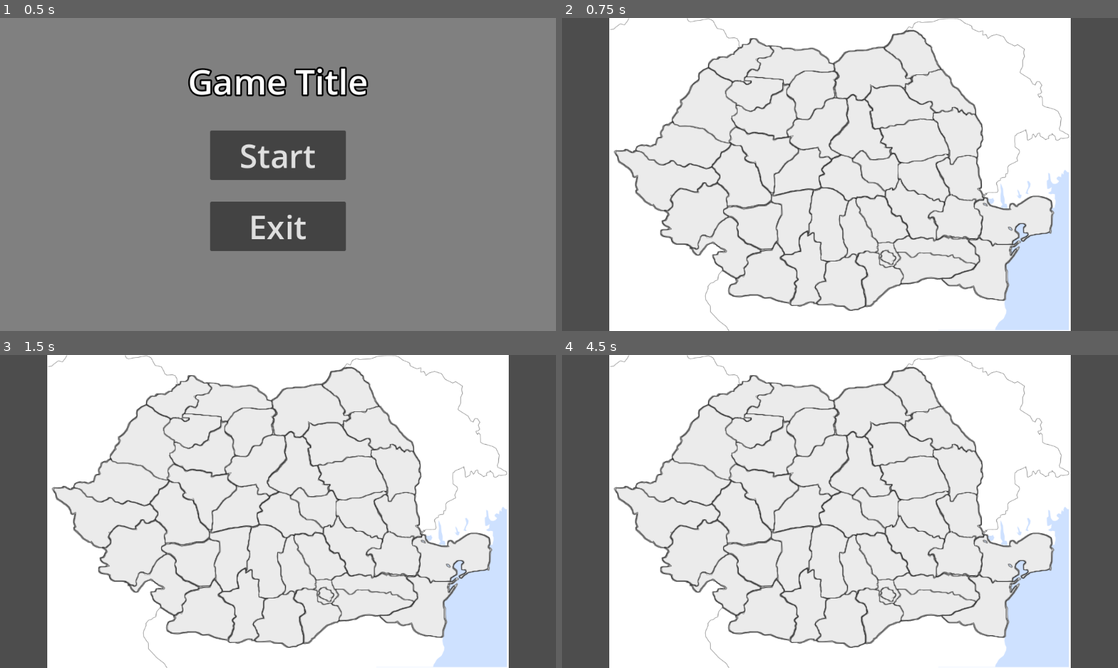
Above: before the commit, frames 1-4 (two rows, left to right).
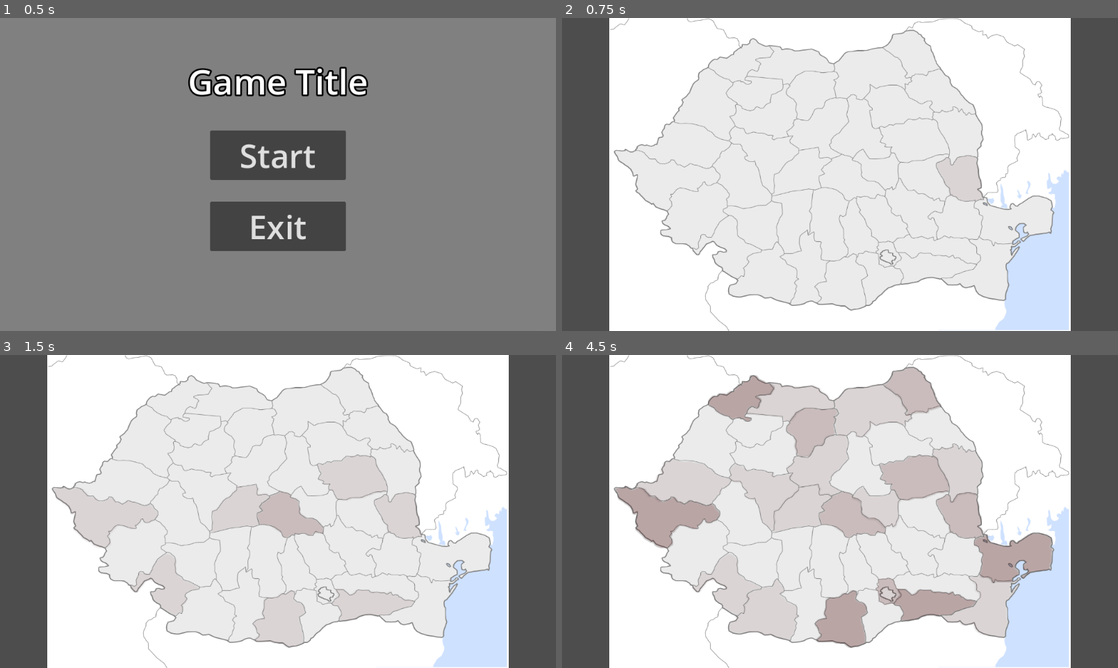
Above: after the commit, the same moments.

Repository: Yuichiro021/TechnoByte
Game: Godot game, scene res://main_menu/main_menu.tscn
Same seed, same stepped clock (60 frames per second), same inputs: the game is played once before the commit and once after it.
Inputs (mouse positions are in pixels of both pictures, inside the frame that each line leads up to):
- Up to frame 1 (0.5 s): no input
- Up to frame 2 (0.75 s): click "Start" at 0.5 s
- Up to frame 3 (1.5 s): move the mouse to (400, 495) at 1.27 s; click (400, 495) at 1.42 s
- Up to frame 4 (4.5 s): move the mouse to (728, 527) at 2.02 s; click (728, 527) at 2.17 s; move the mouse to (895, 442) at 2.77 s; click (895, 442) at 2.92 s; move the mouse to (812, 574) at 3.52 s; click (812, 574) at 3.67 s; move the mouse to (1006, 558) at 4.27 s; click (1006, 558) at 4.42 s

Frame 1 is identical in both runs. In frame 2, 5.7% of the frame differs, in the area x 9-89%, y 3-94%; in frame 3, 6.5%; in frame 4, 15%.

Commit message:
made pollution visible

Diff:
--- a/Scenes/level1.tscn
+++ b/Scenes/level1.tscn
@@ -96,7 +96,6 @@
 texture = ExtResource("4_fkp7y")
 
 [node name="CollisionPolygon2D" type="CollisionPolygon2D" parent="TextureRect/Judete/SM"]
-scale = Vector2(1, 1)
 polygon = PackedVector2Array(36.5, -57.5, 37.5, -57.5, 37.5, -55.5, 38.5, -55.5, 38.5, -53.5, 39.3, -53.5, 40.3, -51.5, …(3538 unchanged characters)…
 
 [node name="BH" type="Sprite2D" parent="TextureRect/Judete"]
@@ -106,7 +105,6 @@
 
 [node name="CollisionPolygon2D" type="CollisionPolygon2D" parent="TextureRect/Judete/BH"]
 position = Vector2(-2.63416, 0)
-scale = Vector2(1, 1)
 polygon = PackedVector2Array(10.5, -94.3, 12.5, -93.3, 12.5, -92.5, 14.5, -92.5, 14.5, -91.5, 16.5, -91.5, 16.5, -90.5, …(5161 unchanged characters)…
 
 [node name="MM" type="Sprite2D" parent="TextureRect/Judete"]
@@ -116,7 +114,6 @@
 
 [node name="CollisionPolygon2D" type="CollisionPolygon2D" parent="TextureRect/Judete/MM"]
 position = Vector2(-1.37976, 1.52588e-05)
-scale = Vector2(1, 1)
 polygon = PackedVector2Array(-30.5, -45.5, -26.5, -45.5, -26.5, -44.5, -25.5, -44.5, -25.5, -43.5, -23.5, -43.5, -23.5, …(3221 unchanged characters)…
 
 [node name="SJ" type="Sprite2D" parent="TextureRect/Judete"]
@@ -126,7 +123,6 @@
 
 [node name="CollisionPolygon2D" type="CollisionPolygon2D" parent="TextureRect/Judete/SJ"]
 position = Vector2(1.33746, -1.50769)
-scale = Vector2(1, 1)
 polygon = PackedVector2Array(6.5, -40.5, 23.5, -40.5, 23.5, -39.5, 26.5, -39.5, 26.5, -38.5, 43.5, -38.5, 43.5, -37.5,  …(2577 unchanged characters)…
 
 [node name="CS" type="Sprite2D" parent="TextureRect/Judete"]
@@ -193,7 +189,6 @@
 texture = ExtResource("14_ak4sh")
 
 [node name="CollisionPolygon2D" type="CollisionPolygon2D" parent="TextureRect/Judete/MS"]
-scale = Vector2(1, 1)
 polygon = PackedVector2Array(45.5, -80.5, 69.5, -80.5, 69.5, -79.5, 70.5, -79.5, 70.5, -75.5, 71.5, -75.5, 71.5, -52.5, …(4298 unchanged characters)…
 
 [node name="SB" type="Sprite2D" parent="TextureRect/Judete"]
@@ -202,7 +197,6 @@
 texture = ExtResource("15_gnhwy")
 
 [node name="CollisionPolygon2D" type="CollisionPolygon2D" parent="TextureRect/Judete/SB"]
-scale = Vector2(1, 1)
 polygon = PackedVector2Array(38.5, -59.3, 38.5, -58.5, 39.5, -58.5, 39.5, -56.5, 40.5, -56.5, 40.5, -55.5, 41.5, -55.5, …(3089 unchanged characters)…
 
 [node name="VL" type="Sprite2D" parent="TextureRect/Judete"]
@@ -211,7 +205,6 @@
 texture = ExtResource("18_4lf74")
 
 [node name="CollisionPolygon2D" type="CollisionPolygon2D" parent="TextureRect/Judete/VL"]
-scale = Vector2(1, 1)
 polygon = PackedVector2Array(46.5, -79.5, 45.5, -79.5, 45.5, -70.5, 44.5, -70.5, 44.5, -67.5, 43.5, -67.5, 43.5, -50.5, …(2789 unchanged characters)…
 
 [node name="OT" type="Sprite2D" parent="TextureRect/Judete"]
@@ -220,7 +213,6 @@
 texture = ExtResource("19_n8tf5")
 
 [node name="CollisionPolygon2D" type="CollisionPolygon2D" parent="TextureRect/Judete/OT"]
-scale = Vector2(1, 1)
 polygon = PackedVector2Array(4.5, -95.5, 5.5, -95.5, 5.5, -94.5, 7.5, -94.5, 7.5, -93.5, 10.5, -93.5, 10.5, -92.5, 12.5 …(4049 unchanged characters)…
 
 [node name="BN" type="Sprite2D" parent="TextureRect/Judete"]
@@ -230,7 +222,6 @@
 
 [node name="CollisionPolygon2D" type="CollisionPolygon2D" parent="TextureRect/Judete/BN"]
 position = Vector2(-1.3858, 0)
-scale = Vector2(1, 1)
 polygon = PackedVector2Array(6.5, -60.5, 13.5, -60.5, 13.5, -59.5, 16.5, -59.5, 16.5, -58.5, 41.5, -58.5, 41.5, -59.5,  …(2495 unchanged characters)…
 
 [node name="TR" type="Sprite2D" parent="TextureRect/Judete"]
@@ -239,7 +230,6 @@
 texture = ExtResource("21_y6psi")
 
 [node name="CollisionPolygon2D" type="CollisionPolygon2D" parent="TextureRect/Judete/TR"]
-scale = Vector2(1, 1)
 polygon = PackedVector2Array(33.5, -70.5, 34.5, -70.5, 34.5, -67.5, 33.5, -67.5, 33.5, -65.5, 32.5, -65.5, 32.5, -62.5, …(2977 unchanged characters)…
 
 [node name="AG" type="Sprite2D" parent="TextureRect/Judete"]
@@ -248,7 +238,6 @@
 texture = ExtResource("22_ilhn5")
 
 [node name="CollisionPolygon2D" type="CollisionPolygon2D" parent="TextureRect/Judete/AG"]
-scale = Vector2(1, 1)
 polygon = PackedVector2Array(3.5, -95.5, 8.5, -95.5, 8.5, -94.4, 14.5, -93.4, 14.5, -92.4, 18.5, -91.4, 18.5, -90.5, 20 …(2855 unchanged characters)…
 
 [node name="BV" type="Sprite2D" parent="TextureRect/Judete"]
@@ -258,7 +247,6 @@
 
 [node name="CollisionPolygon2D" type="CollisionPolygon2D" parent="TextureRect/Judete/BV"]
 position = Vector2(-1.38586, 1.52951)
-scale = Vector2(1, 1)
 polygon = PackedVector2Array(-20.5, -57.4, -14.5, -56.4, -14.5, -55.5, -9.5, -55.5, -9.5, -54.4, -5.5, -53.4, -5.5, -51 …(3605 unchanged characters)…
 
 [node name="HR" type="Sprite2D" parent="TextureRect/Judete"]
@@ -268,7 +256,6 @@
 
 [node name="CollisionPolygon2D" type="CollisionPolygon2D" parent="TextureRect/Judete/HR"]
 position = Vector2(0, -1.52945)
-scale = Vector2(1, 1)
 polygon = PackedVector2Array(-19.5, -83.5, -18.5, -83.5, -18.5, -80.5, -17.5, -80.5, -17.5, -78.5, -16.7, -78.5, -15.7, …(4739 unchanged characters)…
 
 [node name="CV" type="Sprite2D" parent="TextureRect/Judete"]
@@ -278,7 +265,6 @@
 
 [node name="CollisionPolygon2D" type="CollisionPolygon2D" parent="TextureRect/Judete/CV"]
 position = Vector2(-2.77167, -1.52948)
-scale = Vector2(1, 1)
 polygon = PackedVector2Array(-36.5, -50.4, -32.5, -49.4, -32.5, -48.5, -31.5, -48.5, -31.5, -46.5, -30.5, -46.5, -30.5, …(3115 unchanged characters)…
 
 [node name="SV" type="Sprite2D" parent="TextureRect/Judete"]
@@ -288,7 +274,6 @@
 
 [node name="CollisionPolygon2D" type="CollisionPolygon2D" parent="TextureRect/Judete/SV"]
 position = Vector2(-1.3858, 0)
-scale = Vector2(1, 1)
 polygon = PackedVector2Array(28.5, -67.5, 29.5, -67.5, 29.5, -66.3, 31.5, -65.3, 31.5, -64.5, 32.5, -64.5, 32.5, -63.5, …(4478 unchanged characters)…
 
 [node name="BT" type="Sprite2D" parent="TextureRect/Judete"]
@@ -297,7 +282,6 @@
 texture = ExtResource("27_y4g45")
 
 [node name="CollisionPolygon2D" type="CollisionPolygon2D" parent="TextureRect/Judete/BT"]
-scale = Vector2(1, 1)
 polygon = PackedVector2Array(-12.5, -60.5, -9.5, -60.5, -9.5, -59.5, 5.5, -59.5, 5.5, -58.5, 7.5, -58.5, 7.5, -57.5, 10 …(3457 unchanged characters)…
 
 [node name="BC" type="Sprite2D" parent="TextureRect/Judete"]
@@ -306,7 +290,6 @@
 texture = ExtResource("28_asv8p")
 
 [node name="CollisionPolygon2D" type="CollisionPolygon2D" parent="TextureRect/Judete/BC"]
-scale = Vector2(1, 1)
 polygon = PackedVector2Array(19.5, -56.5, 38.5, -56.5, 38.5, -55.5, 41.5, -55.5, 41.5, -54.5, 42.5, -54.5, 42.5, -55.5, …(2921 unchanged characters)…
 
 [node name="IS" type="Sprite2D" parent="TextureRect/Judete"]
@@ -315,7 +298,6 @@
 texture = ExtResource("29_xo4po")
 
 [node name="CollisionPolygon2D" type="CollisionPolygon2D" parent="TextureRect/Judete/IS"]
-scale = Vector2(1, 1)
 polygon = PackedVector2Array(3.5, -55.3, 5.5, -54.3, 5.5, -53.5, 6.5, -53.5, 6.5, -51.5, 7.5, -51.5, 7.5, -49.5, 8.5, - …(4100 unchanged characters)…
 
 [node name="NT" type="Sprite2D" parent="TextureRect/Judete"]
@@ -324,7 +306,6 @@
 texture = ExtResource("30_ub2vl")
 
 [node name="CollisionPolygon2D" type="CollisionPolygon2D" parent="TextureRect/Judete/NT"]
-scale = Vector2(1, 1)
 polygon = PackedVector2Array(-3.5, -53.5, -2.5, -53.5, -2.5, -52.5, -1.5, -52.5, -1.5, -51.3, 0.5, -50.3, 0.5, -49.5, 1 …(3467 unchanged characters)…
 
 [node name="VS" type="Sprite2D" parent="TextureRect/Judete"]
@@ -334,7 +315,6 @@
 
 [node name="CollisionPolygon2D" type="CollisionPolygon2D" parent="TextureRect/Judete/VS"]
 position = Vector2(-6.10352e-05, -1.52948)
-scale = Vector2(1, 1)
 polygon = PackedVector2Array(-5.5, -71.5, -4.5, -71.5, -4.5, -68.5, -3.5, -68.5, -3.5, -66.5, -2.5, -66.5, -2.5, -65.5, …(3547 unchanged characters)…
 
 [node name="VN" type="Sprite2D" parent="TextureRect/Judete"]
@@ -344,7 +324,6 @@
 
 [node name="CollisionPolygon2D2" type="CollisionPolygon2D" parent="TextureRect/Judete/VN"]
 position = Vector2(-6.10352e-05, -1.52948)
-scale = Vector2(1, 1)
 polygon = PackedVector2Array(48.3, -54.5, 46.5, -54.5, 46.5, -53.5, 43.5, -53.5, 43.5, -52.5, 41.5, -52.5, 41.5, -51.5, …(2923 unchanged characters)…
 
 [node name="GL" type="Sprite2D" parent="TextureRect/Judete"]
@@ -354,7 +333,6 @@
 
 [node name="CollisionPolygon2D" type="CollisionPolygon2D" parent="TextureRect/Judete/GL"]
 position = Vector2(-6.10352e-05, -1.52948)
-scale = Vector2(1, 1)
 polygon = PackedVector2Array(25.5, -56.5, 30.5, -56.5, 30.5, -55.5, 32.5, -55.5, 32.5, -42.5, 33.5, -42.5, 33.5, -39.5, …(2605 unchanged characters)…
 
 [node name="DB" type="Sprite2D" parent="TextureRect/Judete"]
@@ -363,7 +341,6 @@
 texture = ExtResource("34_iodsb")
 
 [node name="CollisionPolygon2D" type="CollisionPolygon2D" parent="TextureRect/Judete/DB"]
-scale = Vector2(1, 1)
 polygon = PackedVector2Array(-14.5, -74.5, -13.5, -74.5, -13.5, -71.5, -12.5, -71.5, -12.5, -68.5, -11.5, -68.5, -11.5, …(2704 unchanged characters)…
 
 [node name="BZ" type="Sprite2D" parent="TextureRect/Judete"]
@@ -373,7 +350,6 @@
 
 [node name="CollisionPolygon2D" type="CollisionPolygon2D" parent="TextureRect/Judete/BZ"]
 position = Vector2(-1.3858, -1.52948)
-scale = Vector2(1, 1)
 polygon = PackedVector2Array(-39, -68.5, -38, -68.5, -38, -66.5, -37, -66.5, -37, -64.5, -36.2, -64.5, -35.2, -62.5, -3 …(3606 unchanged characters)…
 
 [node name="GR" type="Sprite2D" parent="TextureRect/Judete"]
@@ -383,7 +359,6 @@
 
 [node name="CollisionPolygon2D" type="CollisionPolygon2D" parent="TextureRect/Judete/GR"]
 position = Vector2(-1.3858, 6.10352e-05)
-scale = Vector2(1, 1)
 polygon = PackedVector2Array(-29.5, -71.5, -27.5, -71.5, -27.5, -70.5, -24.5, -70.5, -24.5, -69.5, -13.5, -69.5, -13.5, …(3477 unchanged characters)…
 
 [node name="IF" type="Sprite2D" parent="TextureRect/Judete"]
@@ -393,15 +368,12 @@
 texture = ExtResource("37_tk6j4")
 
 [node name="CollisionPolygon2D" type="CollisionPolygon2D" parent="TextureRect/Judete/IF"]
-scale = Vector2(1, 1)
 polygon = PackedVector2Array(1.5, -30.5, 4.5, -30.5, 4.5, -29.5, 7.5, -29.5, 7.5, -28.5, 9.5, -28.5, 9.5, -22.5, 10.5,  …(837 unchanged characters)…
 
 [node name="CollisionPolygon2D2" type="CollisionPolygon2D" parent="TextureRect/Judete/IF"]
-scale = Vector2(1, 1)
 polygon = PackedVector2Array(-14.5, 21.6, -10.5, 22.6, -10.5, 23.5, -8.5, 23.5, -8.5, 24.5, -6.5, 24.5, -6.5, 25.5, -4. …(281 unchanged characters)…
 
 [node name="CollisionPolygon2D3" type="CollisionPolygon2D" parent="TextureRect/Judete/IF"]
-scale = Vector2(1, 1)
 polygon = PackedVector2Array(15.5, 25.5, 13.5, 25.5, 13.5, 22.5, 15.5, 22.5)
 
 [node name="B" type="Sprite2D" parent="TextureRect/Judete"]
@@ -410,7 +382,6 @@
 texture = ExtResource("38_0gbwd")
 
 [node name="CollisionPolygon2D" type="CollisionPolygon2D" parent="TextureRect/Judete/B"]
-scale = Vector2(1, 1)
 polygon = PackedVector2Array(-1.5, -11.3, 0.5, -10.3, 0.5, -9.5, 2.5, -9.5, 2.5, -8.5, 5.5, -8.5, 5.5, -7.5, 7.5, -7.5, …(336 unchanged characters)…
 
 [node name="IL" type="Sprite2D" parent="TextureRect/Judete"]
@@ -420,7 +391,6 @@
 
 [node name="CollisionPolygon2D" type="CollisionPolygon2D" parent="TextureRect/Judete/IL"]
 position = Vector2(0, -3.05896)
-scale = Vector2(1, 1)
 polygon = PackedVector2Array(-71.5, -35.5, -70.5, -35.5, -70.5, -34.3, -68.5, -33.3, -68.5, -32.5, -67.5, -32.5, -67.5, …(3595 unchanged characters)…
 
 [node name="CL" type="Sprite2D" parent="TextureRect/Judete"]
@@ -430,7 +400,6 @@
 
 [node name="CollisionPolygon2D" type="CollisionPolygon2D" parent="TextureRect/Judete/CL"]
 position = Vector2(-1.3858, -1.52948)
-scale = Vector2(1, 1)
 polygon = PackedVector2Array(-75.5, -37.5, -74.5, -37.5, -74.5, -36.5, -73.5, -36.5, -73.5, -35.3, -71.5, -34.3, -71.5, …(3535 unchanged characters)…
 
 [node name="BR" type="Sprite2D" parent="TextureRect/Judete"]
@@ -440,7 +409,6 @@
 
 [node name="CollisionPolygon2D" type="CollisionPolygon2D" parent="TextureRect/Judete/BR"]
 position = Vector2(-1.38593, 0)
-scale = Vector2(1, 1)
 polygon = PackedVector2Array(-8.5, -54.9, -2.5, -53.9, -2.5, -53, -0.5, -53, -0.5, -52, 0.5, -52, 0.5, -50.8, 2.5, -49. …(2241 unchanged characters)…
 
 [node name="TL" type="Sprite2D" parent="TextureRect/Judete"]
@@ -450,7 +418,6 @@
 
 [node name="CollisionPolygon2D" type="CollisionPolygon2D" parent="TextureRect/Judete/TL"]
 position = Vector2(0, -1.52948)
-scale = Vector2(1, 1)
 polygon = PackedVector2Array(74.5, -62.4, 80.5, -61.4, 80.5, -60.5, 83.5, -60.5, 83.5, -59.5, 85.5, -59.5, 85.5, -58.4, …(4351 unchanged characters)…
 
 [node name="CT" type="Sprite2D" parent="TextureRect/Judete"]
@@ -458,10 +425,10 @@
 scale = Vector2(0.721591, 0.653821)
 texture = ExtResource("43_krtn0")
 
-[node name="Timer" type="Timer" parent="."]
-autostart = true
-
 [node name="CollisionPolygon2D" type="CollisionPolygon2D" parent="TextureRect/Judete/CT"]
 position = Vector2(0, -1.52942)
-scale = Vector2(1, 1)
 polygon = PackedVector2Array(0.5, -79.3, 2.5, -78.3, 2.5, -77.5, 4.5, -77.5, 4.5, -76.5, 7.5, -76.5, 7.5, -75.5, 20.5,  …(3945 unchanged characters)…
+
+[node name="Timer" type="Timer" parent="."]
+wait_time = 0.1
+autostart = true
--- a/Scripts/Judete.gd
+++ b/Scripts/Judete.gd
@@ -10,6 +10,7 @@
 func _ready():
 	for child in get_children():
 		child.set_meta("Pollution",0)
+		child.self_modulate = Color(0.3, 0 ,0, 0.0)
 	#for child in get_children():
 	#	print(child.name," ",child.get_meta("Pollution"))
 	timer.connect("timeout",increase_pollution)
@@ -18,6 +19,7 @@
 	var sprite = get_child(rng.randi_range(0, get_children().size()-1))
 	sprite.set_meta("Pollution",sprite.get_meta("Pollution") +1)
 	print(sprite.name, " ", sprite.get_meta("Pollution"))
+	sprite.self_modulate = Color(0.3, 0, 0, float(sprite.get_meta("Pollution"))/10.0)
 
 # Called every frame. 'delta' is the elapsed time since the previous frame.
 func _process(delta):
